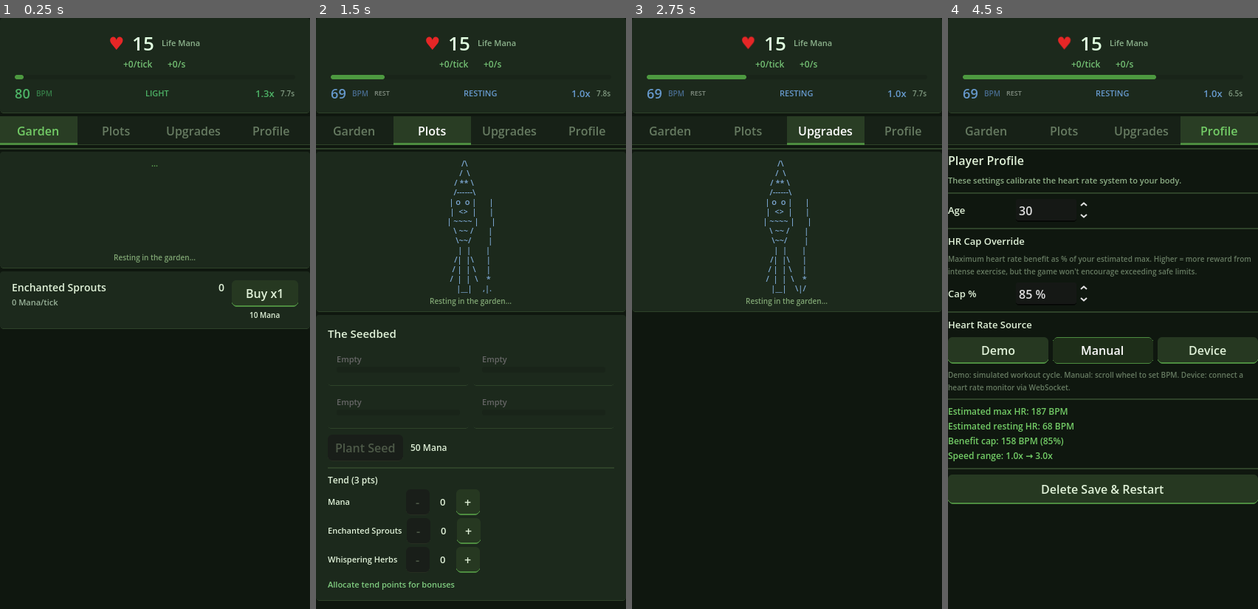
Above: before the commit, frames 1-4 (left to right).
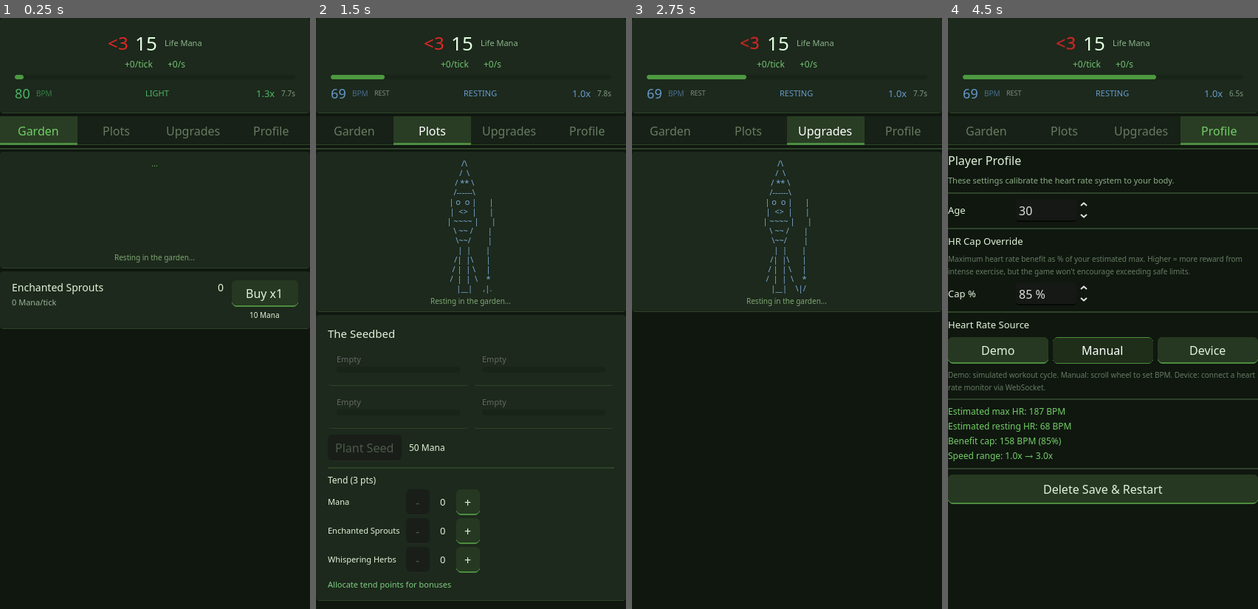
Above: after the commit, the same moments.

Repository: Fenyn/Gamestorming
Game: Godot game, scene res://scenes/main.tscn
The game is run twice, just before and just after one commit, with the same random seed, the same clock (stepped at 60 frames per second) and the same inputs.
Inputs:
- Up to frame 1 (0.25 s): no input
- Up to frame 2 (1.5 s): click "Garden" at 0.5 s; click "Plots" at 1.25 s
- Up to frame 3 (2.75 s): click "Upgrades" at 2 s
- Up to frame 4 (4.5 s): click "Profile" at 2.75 s; click "Demo" at 3.5 s; click "Manual" at 4.25 s

The runs differ from the first frame. In frame 1, 1.1% of the frame differs, in the area x 4-96%, y 3-51%; in frame 2, 2.0%; in frame 3, 1.0%; in frame 4, 4.6%, in the area x 0-100%, y 3-81%.

Commit message:
life magic UI fix

Diff:
--- a/life-magic/project.godot
+++ b/life-magic/project.godot
@@ -31,7 +31,7 @@
 window/size/viewport_width=420
 window/size/viewport_height=800
 window/stretch/mode="canvas_items"
-window/stretch/aspect="expand"
+window/stretch/aspect="keep_width"
 window/handheld/orientation=1
 
 [dotnet]
--- /dev/null
+++ b/life-magic/resources/fonts/game_font.tres
@@ -0,0 +1,15 @@
+[gd_resource type="SystemFont" format=3]
+
+[resource]
+font_names = PackedStringArray("Noto Sans", "Segoe UI", "Roboto", "Arial", "sans-serif")
+font_italic = false
+font_weight = 400
+font_stretch = 100
+antialiased = true
+generate_mipmaps = false
+allow_system_fallback = true
+force_autohinter = false
+subpixel_positioning = 1
+multichannel_signed_distance_field = false
+oversampling = 0.0
+fallbacks = []
--- a/life-magic/scenes/ui/hud.tscn
+++ b/life-magic/scenes/ui/hud.tscn
@@ -35,7 +35,7 @@
 pivot_offset = Vector2(14, 14)
 theme_override_font_sizes/font_size = 24
 theme_override_colors/font_color = Color(0.9, 0.15, 0.15, 1)
-text = "♥"
+text = "<3"
 
 [node name="ManaLabel" type="Label" parent="MarginContainer/VBox/ManaVBox/ManaRow"]
 unique_name_in_owner = true
--- a/life-magic/scripts/ui/theme_builder.gd
+++ b/life-magic/scripts/ui/theme_builder.gd
@@ -27,6 +27,10 @@
 
 static func build() -> Theme:
 	var theme := Theme.new()
+
+	var font := load("res://resources/fonts/game_font.tres") as Font
+	if font:
+		theme.set_default_font(font)
 
 	theme.set_color("font_color", "Label", TEXT_PRIMARY)
 	theme.set_color("font_color", "Button", TEXT_PRIMARY)
Not shown, changed: coinshot/build/index.html
Not shown, changed: coinshot/build/index.pck
Not shown, changed: coinshot/build/index.service.worker.js
